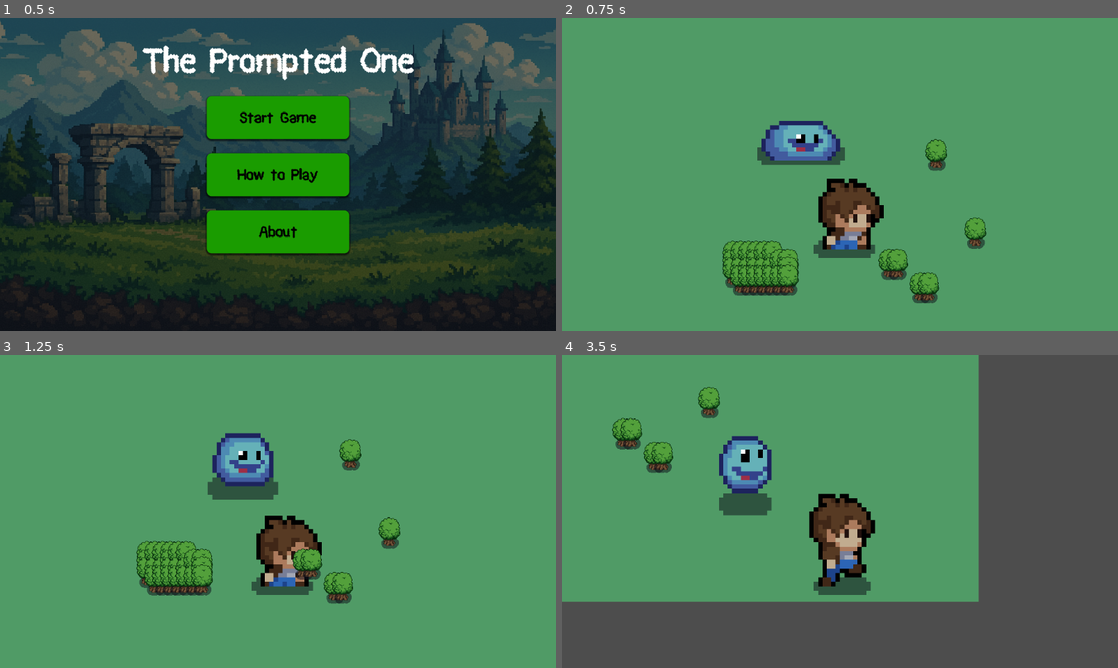
Above: before the commit, frames 1-4 (two rows, left to right).
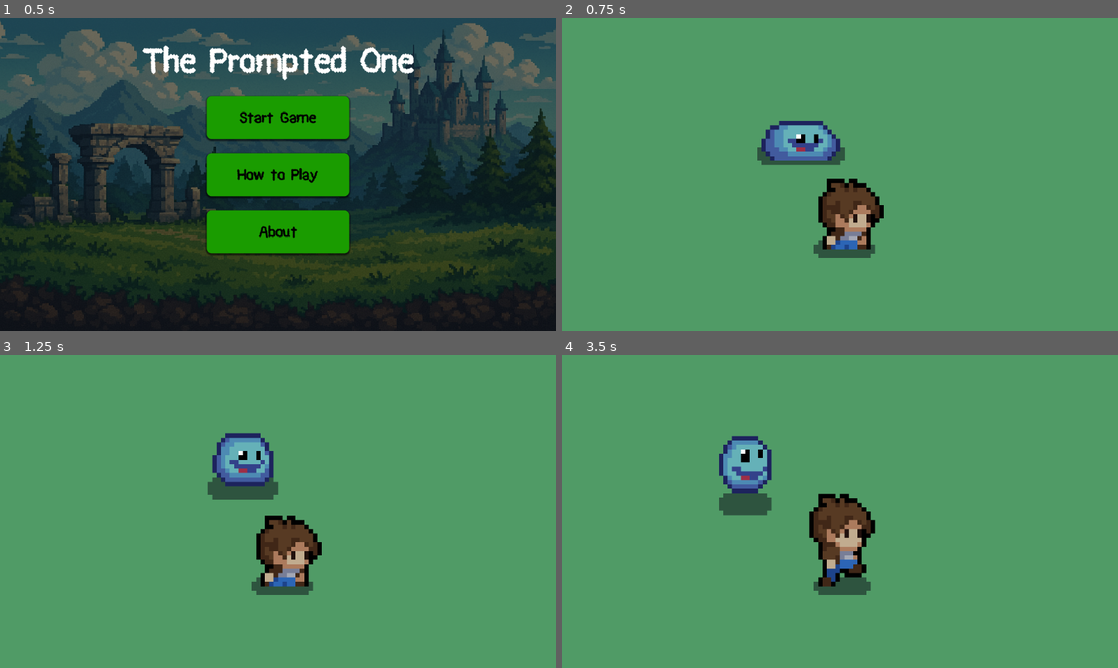
Above: after the commit, the same moments.

Repository: lucas-tremaroli/nordic-gamejam
Game: Godot game, scene res://scenes/main_menu.tscn
Same seed, same stepped clock (60 frames per second), same inputs: the game is played once before the commit and once after it.
Inputs:
- Up to frame 1 (0.5 s): no input
- Up to frame 2 (0.75 s): click "Start Game" at 0.5 s
- Up to frame 3 (1.25 s): no input
- Up to frame 4 (3.5 s): hold Right (ui_right) 1.28-2.03 s; tap E (Attack) at 1.35, 2.1, 2.85 s; hold Down (ui_down) 2.03-2.78 s; hold Right (ui_right) from 2.78 s (still down)

Frame 1 is identical in both runs. In frame 2, 3.7% of the frame differs, in the area x 28-77%, y 38-92%; in frame 3, 3.7%; in frame 4, 42%, in the area x 0-100%, y 0-100%.

Commit message:
Fix tilemap scale

Diff:
--- a/scenes/world.tscn
+++ b/scenes/world.tscn
@@ -89,11 +89,13 @@
 
 [node name="Terrain" type="TileMap" parent="."]
 z_index = -1
+scale = Vector2(7, 7)
 tile_set = SubResource("TileSet_2al5j")
 format = 2
 layer_0/tile_data = PackedInt32Array(-1245227, 0, 0, -1179691, 0, 0, -1114155, 0, 0, -1048619, 0, 0, -983083, 0, 0, -91 …(89081 unchanged characters)…
 
 [node name="Objects" type="TileMap" parent="."]
+scale = Vector2(7, 7)
 tile_set = SubResource("TileSet_2al5j")
 format = 2
 layer_0/tile_data = PackedInt32Array(917527, 2, 5, 1376273, 2, 5, 1376272, 2, 5, 1179661, 2, 5, 1179660, 2, 5, 262162,  …(365 unchanged characters)…
